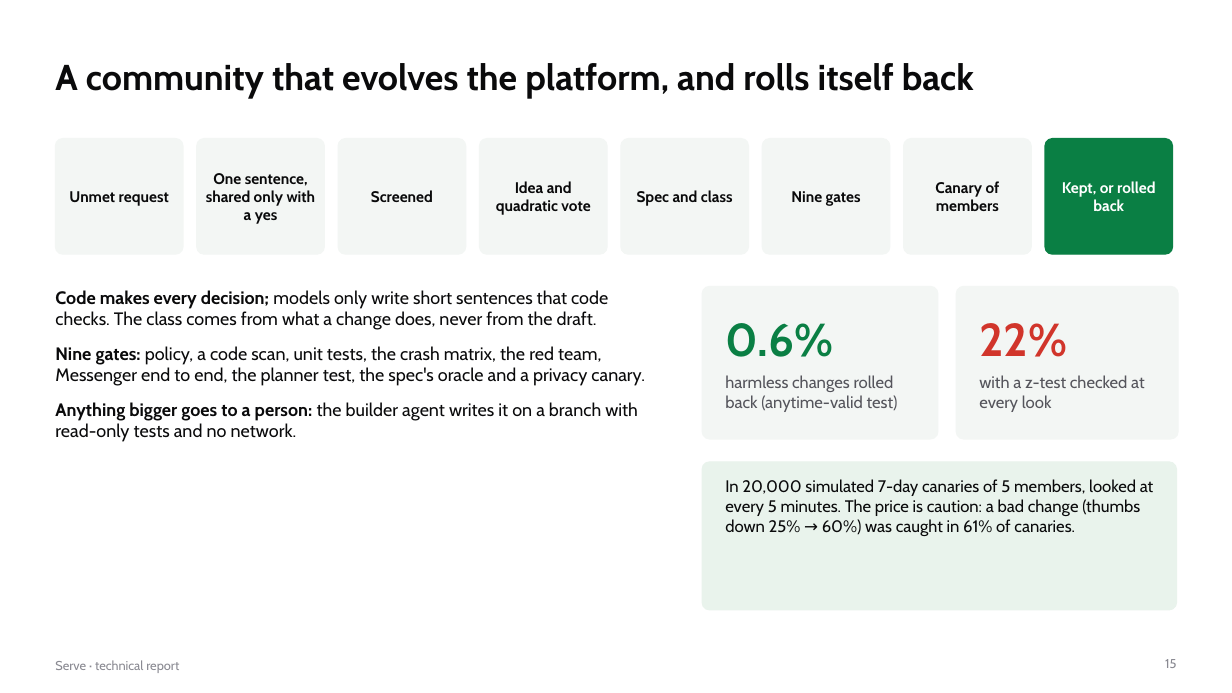
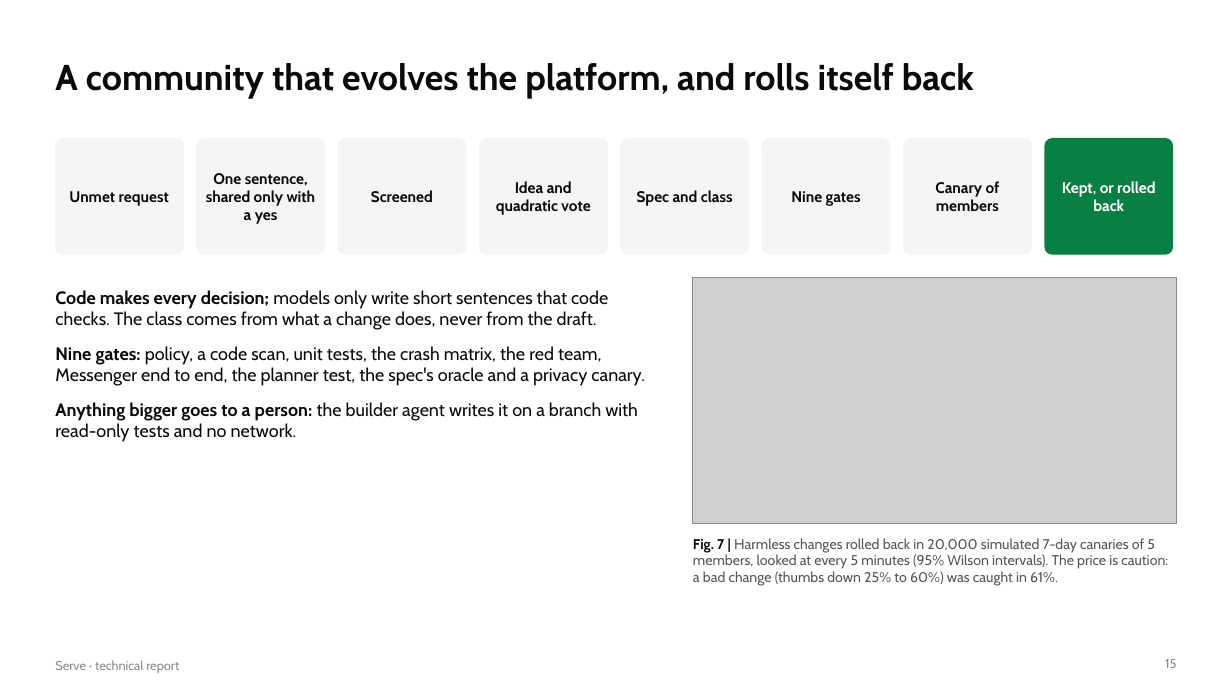
Before and after one commit to gino6178/serve-meta-hackathon, a slide deck: slide 15 of submission/pdf/serve_technical_report.pptx. Drawn at 1232x693 pixels with LibreOffice and Linux fonts; fonts in the diff are those of the drawing; grey boxes stand for pictures. Boxes give left, top, right and bottom in pixels: in the first picture for what was removed or moved away, otherwise in the second. Text is boxed around its words. In the diff, an @@ line names an element or a change of style, - is before the commit and + after.

```diff
--- a/submission/pdf/serve_technical_report.pptx
+++ b/submission/pdf/serve_technical_report.pptx
@@ picture added at (693, 277, 1177, 524) @@
@@ rounded rectangle removed at (702, 287, 938, 439) @@
@@ rounded rectangle removed at (957, 287, 1178, 439) @@
@@ text removed at (725, 323, 833, 357) @@
-0.6%
@@ text removed at (979, 323, 1067, 357) @@
-22%
@@ text removed at (725, 375, 898, 412) @@
-harmless changes rolled back (anytime-valid test)
@@ text removed at (979, 375, 1144, 412) @@
-with a z-test checked at every look
@@ rounded rectangle removed at (702, 462, 1177, 610) @@
@@ text at (693, 538, 1168, 586): text changed; size 13 to 11 pt; text colour #0A0A0B to #55555C @@
-In 20,000 simulated 7-day canaries of 5 members, looked at every 5 minutes. The price is caution: a bad change (thumbs down 25% → 60%) was caught in 61% of canaries.
+Fig. 7 | Harmless changes rolled back in 20,000 simulated 7-day canaries of 5 members, looked at every 5 minutes (95% Wilson intervals). The price is caution: a bad change (thumbs down 25% to 60%) was caught in 61%.
```
Also in this commit, not shown: 13 other slides changed, 4 slides added, 1 slide removed, 38 other files.
